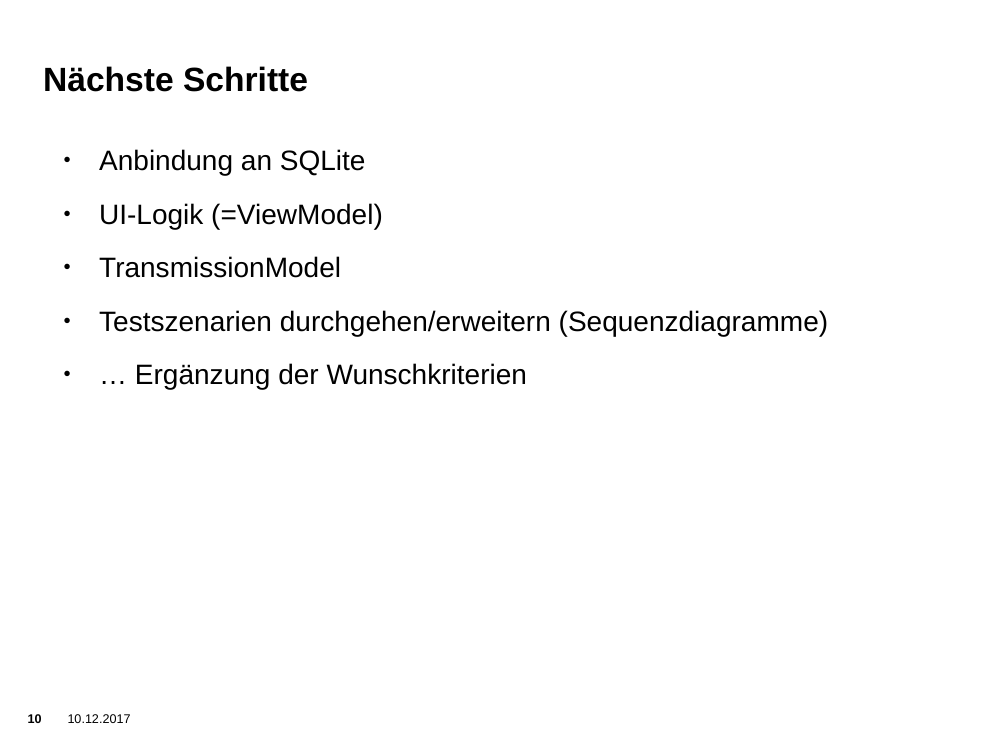
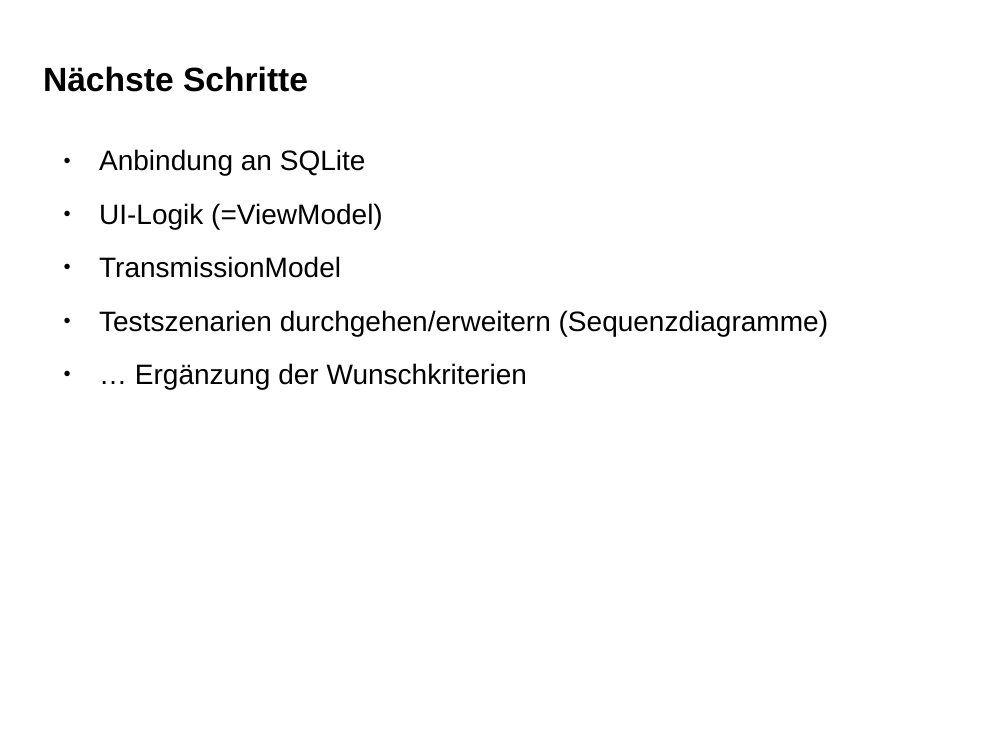
Before and after one commit to Pelcz97/Medox, a slide deck: slide 10 of Entwurf/2.Gruppentreffen.pptx. Drawn at 1008x756 pixels with LibreOffice and Linux fonts; fonts in the diff are those of the drawing; background and template pictures are left out. Boxes give left, top, right and bottom in pixels: in the first picture for what was removed or moved away, otherwise in the second. Text is boxed around its words. In the diff, an @@ line names an element or a change of style, - is before the commit and + after.

Commit message:
präsentation

```diff
--- a/Entwurf/2.Gruppentreffen.pptx
+++ b/Entwurf/2.Gruppentreffen.pptx
@@ page number removed at [28,714,42,723] @@
-10
@@ text removed at [68,714,131,723] @@
-10.12.2017
```
Also in this commit, not shown: 8 other slides changed, 1 other file.
